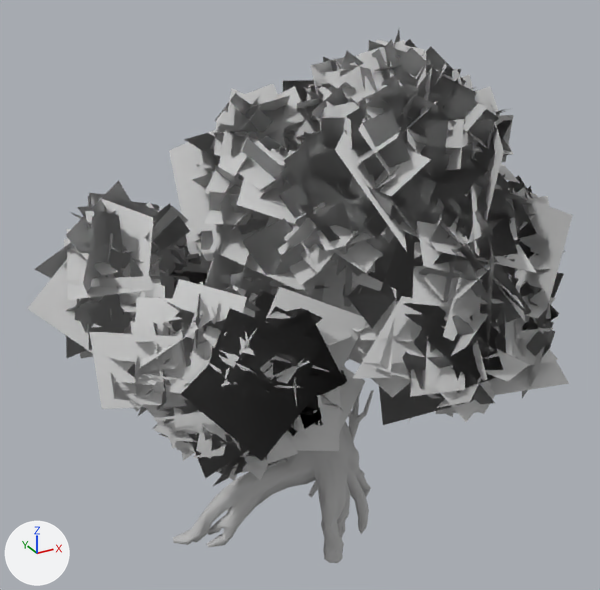
The FBX model Assets/_GraduationProject/06_ART/Prop/Part03/Tree/tree_jh.fbx, before and after one commit.
The view is the same before and after, from a camera (50 mm lens) standing at (-2.64, -4.41, 4.22) and looking at (-0.04, 0.32, 1.86). Arrows for +X, +Y and +Z are at lower left; the lights stay in place. The older version comes first. Where no turn or scale is listed for an object, it has been applied to the vertices.

Before the edit, the objects in view are built like this:
```python
me_mesh = bpy.data.meshes.new('Mesh')
me_mesh.from_pydata(...)  # 803 vertices, 1606 faces; spans x -1.08..0.77, y -0.35..0.69, z -0.7..1.46
me_mesh.materials.append(mat_tree_low)  # grey #bcbcbc
me_mesh_001 = bpy.data.meshes.new('Mesh.001')
me_mesh_001.from_pydata(...)  # 12854 vertices, 6675 faces; spans x -2.63..0.96, y -1.48..1.39, z 0.79..3.61
me_mesh_001.materials.append(mat_material__31)  # light grey #cacaca
ob_leaf01 = bpy.data.objects.new('leaf01', me_mesh_001)
ob_leaf01.location = (0.83, 0.33, 0.052)
ob_tree_low = bpy.data.objects.new('tree_low', me_mesh)
ob_tree_low.location = (-0.003, -0.01, 0.676)
```
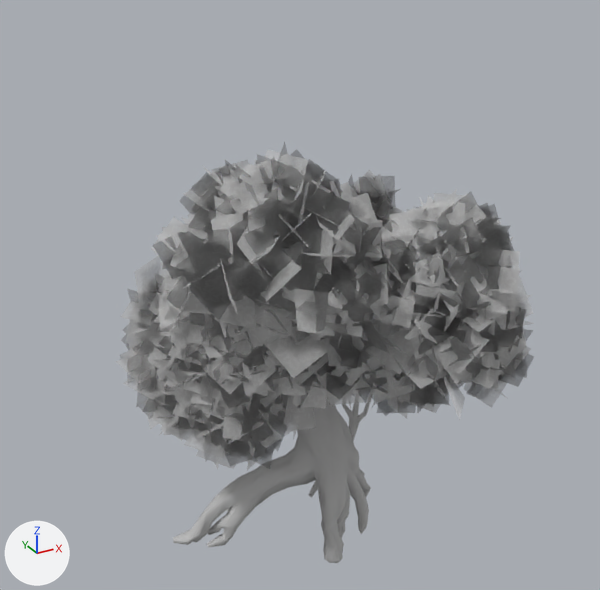
The change, as a diff of the scene's bpy script:
```diff
--- a/Assets/_GraduationProject/06_ART/Prop/Part03/Tree/tree_jh.fbx.py
+++ b/Assets/_GraduationProject/06_ART/Prop/Part03/Tree/tree_jh.fbx.py
@@ mat_material__34 @@
+mat_material__34 = bpy.data.materials.new('Material #34')
+mat_material__34.use_nodes = True; mat_material__34.node_tree.nodes.clear()
+_N = mat_material__34.node_tree.nodes; _L = mat_material__34.node_tree.links
+n0 = _N.new('ShaderNodeBsdfPrincipled'); n0.name = 'Principled BSDF'
+n0.inputs[0].default_value = (0.588, 0.588, 0.588, 1.0)  # 'Base Color', light grey #cacaca
+n0.inputs[2].default_value = 0.859  # 'Roughness'
+n1 = _N.new('ShaderNodeOutputMaterial'); n1.name = 'Material Output'
+n2 = _N.new('ShaderNodeTexImage'); n2.name = 'Image Texture'
+n2.image = img_t_oaktree_leaf_01_a_tif
+_L.new(n2.outputs[0], n0.inputs[4])  # 'Color' to 'Alpha'
+_L.new(n0.outputs[0], n1.inputs[0])  # 'BSDF' to 'Surface'
@@ ob_leaf01 @@
-ob_leaf01 = bpy.data.objects.new('leaf01', me_mesh_001)
@@ ob_leaf008 @@
+ob_leaf008 = bpy.data.objects.new('leaf008', me_mesh_010)  # 780 vertices, 390 faces; spans x -0.537..0.644, y -0.467..0.591, z -0.582..0.582
+ob_leaf008.location = (-0.414, 0.233, 2.257)
@@ ob_leaf5 @@
+ob_leaf5 = bpy.data.objects.new('leaf5', me_mesh_008)  # 1004 vertices, 505 faces; spans x -0.556..0.574, y -0.686..0.68, z -0.652..0.652
+ob_leaf5.location = (0.928, -0.198, 1.804)
@@ ob_leaf3 @@
+ob_leaf3 = bpy.data.objects.new('leaf3', me_mesh_003)  # 2255 vertices, 1139 faces; spans x -0.72..0.72, y -0.79..0.79, z -0.66..0.66
+ob_leaf3.location = (-0.416, -0.025, 2.372)
@@ ob_leaf007 @@
+ob_leaf007 = bpy.data.objects.new('leaf007', me_mesh_009)  # 676 vertices, 338 faces; spans x -1.26..-0.143, y -0.937..0.107, z 0.673..1.777
+ob_leaf007.location = (-0.001, 0.554, 0.631)
@@ ob_leaf005 @@
+ob_leaf005 = bpy.data.objects.new('leaf005', me_mesh_005)  # 676 vertices, 338 faces; spans x -0.642..0.579, y 0.151..1.008, z 0.817..1.933
+ob_leaf005.location = (-0.711, -0.042, 0.341)
@@ ob_leaf006 @@
+ob_leaf006 = bpy.data.objects.new('leaf006', me_mesh_007)  # 676 vertices, 338 faces; spans x -0.975..0.249, y -1.214..-0.353, z 0.673..1.777
+ob_leaf006.location = (-0.001, 0.554, 0.701)
@@ ob_leaf4 @@
+ob_leaf4 = bpy.data.objects.new('leaf4', me_mesh_006)  # 1032 vertices, 509 faces; spans x -0.739..0.728, y -1.336..-0.014, z 0.58..1.889
+ob_leaf4.location = (0.37, 0.408, 0.609)
@@ ob_leaf2 @@
+ob_leaf2 = bpy.data.objects.new('leaf2', me_mesh_009.copy())
+ob_leaf2.location = (-0.001, 0.554, 0.2)
@@ ob_leaf004 @@
+ob_leaf004 = bpy.data.objects.new('leaf004', me_mesh_004)  # 2255 vertices, 1139 faces; spans x -0.8..0.73, y -0.77..0.8, z -0.7..0.65
+ob_leaf004.location = (0.624, -0.301, 2.044)
@@ ob_leaf1 @@
+ob_leaf1 = bpy.data.objects.new('leaf1', me_mesh_001_1)  # 780 vertices, 390 faces; spans x -0.597..0.597, y -0.527..0.527, z -0.582..0.582
+ob_leaf1.location = (0.5, 0.377, 2.025)
```

Where the change shows, as pixel boxes (x1, y1, x2, y2) in the pictures (600 x 590 px):
'leaf01', deleted: before (27, 30, 573, 486)
'leaf3', added: after (151, 142, 400, 378)
'leaf004', added: after (365, 189, 534, 421)
'leaf2', added: after (138, 359, 316, 471)
'leaf4', added: after (329, 236, 484, 419)
'leaf006', added: after (195, 290, 365, 409)
'leaf007', added: after (132, 276, 271, 413)
'leaf005', added: after (116, 256, 177, 407)
'leaf008', added: after (179, 162, 245, 241)
'leaf1', added: after (346, 170, 404, 226)
'leaf5', added: after (456, 328, 534, 408)
